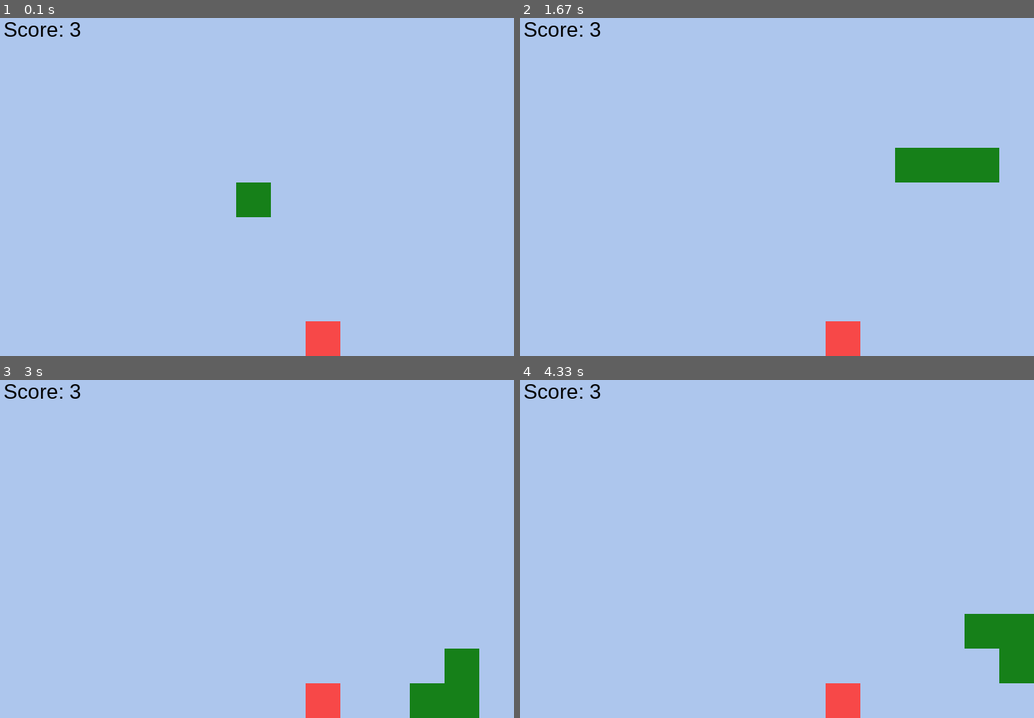
Above: before the commit, frames 1-4 (two rows, left to right).
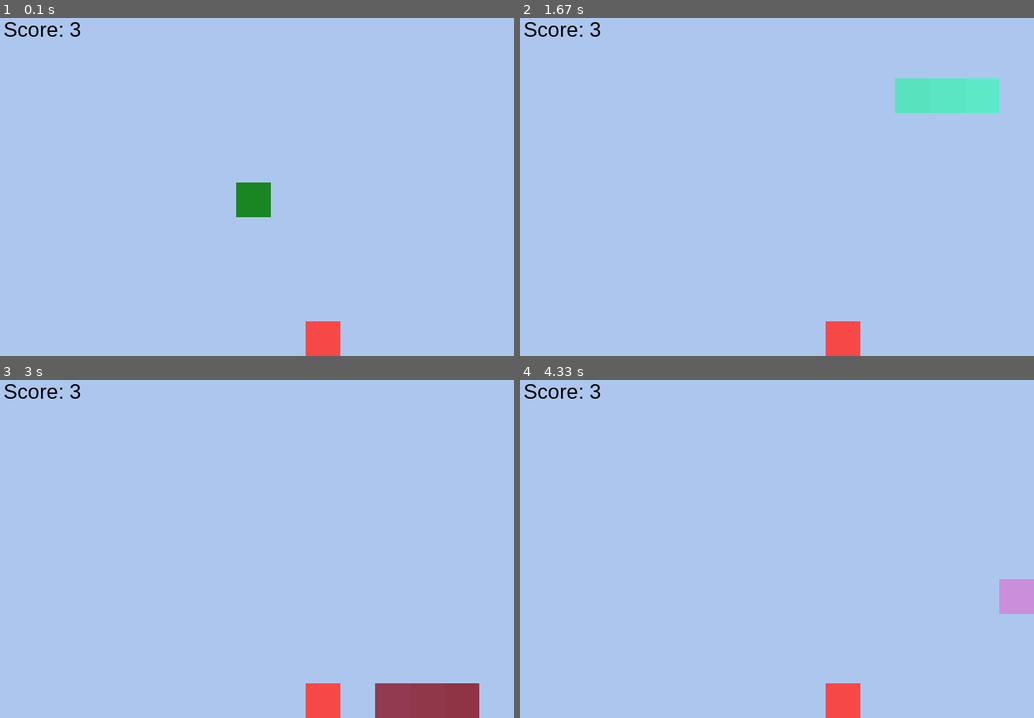
Above: after the commit, the same moments.

Repository: ALQETRE/LogiscoolPython
Game: pygame game, started from PyGame-Snake/main.py
Same seed, same stepped clock (60 frames per second), same inputs: the game is played once before the commit and once after it.
Inputs:
- Up to frame 1 (0.1 s): no input
- Up to frame 2 (1.67 s): hold Right 0.33-0.8 s; hold Up 0.83-1.15 s; hold Right 1.18-1.65 s
- Up to frame 3 (3 s): hold Down 1.68-2.22 s; hold Down 2.25-2.63 s; hold Left from 2.67 s (still down)
- Up to frame 4 (4.33 s): release Left at 3.07 s; hold Up 3.1-3.48 s; hold Right 3.52-4.15 s; hold Down from 4.18 s (still down)

The runs differ from the first frame. In frame 2, 4.2% of the frame differs, in the area x 72-94%, y 17-49%; in frame 3, 2.8%; in frame 4, 2.8%.

Commit message:
PyGame-Snake2

Diff:
--- a/PyGame-Snake/main.py
+++ b/PyGame-Snake/main.py
@@ -7,7 +7,7 @@
 HEIGHT = 10
 
 BLOCK_SIZE = 50
-SNAKE_SPEED = 5
+SNAKE_SPEED = 7
 
 window = pygame.display.set_mode((WIDTH * BLOCK_SIZE, HEIGHT * BLOCK_SIZE))
 pygame.display.set_caption("Snake Game")
@@ -25,9 +25,11 @@
 
 
 def update_frame(snake, snake_len, apple_pos):
+    global snake_color
     window.fill(background_color)
 
     for x, y in snake:
+        snake_color = ((snake_color[0] + 2) % 256,(snake_color[1] + 3) % 256, (snake_color[2] + 5) % 256)
         pygame.draw.rect(window, snake_color, (x * BLOCK_SIZE, y * BLOCK_SIZE, BLOCK_SIZE, BLOCK_SIZE))
 
 
@@ -53,6 +55,9 @@
 
 
 def game():
+    global snake_color
+
+
     snake_len = 3
     snake = [ (WIDTH//2, HEIGHT//2) ]
 
@@ -69,6 +74,7 @@
         for event in pygame.event.get():
             if event.type == pygame.QUIT:
                 run = False
+                break
             if event.type == pygame.KEYDOWN:
                 if event.key == pygame.K_LEFT:
                     dir_x = -1
@@ -107,6 +113,8 @@
                 snake_len += 1
                 apple_pos = generate_apple()
 
+
+
         update_frame(snake, snake_len, apple_pos)
         clock.tick(SNAKE_SPEED)
 
